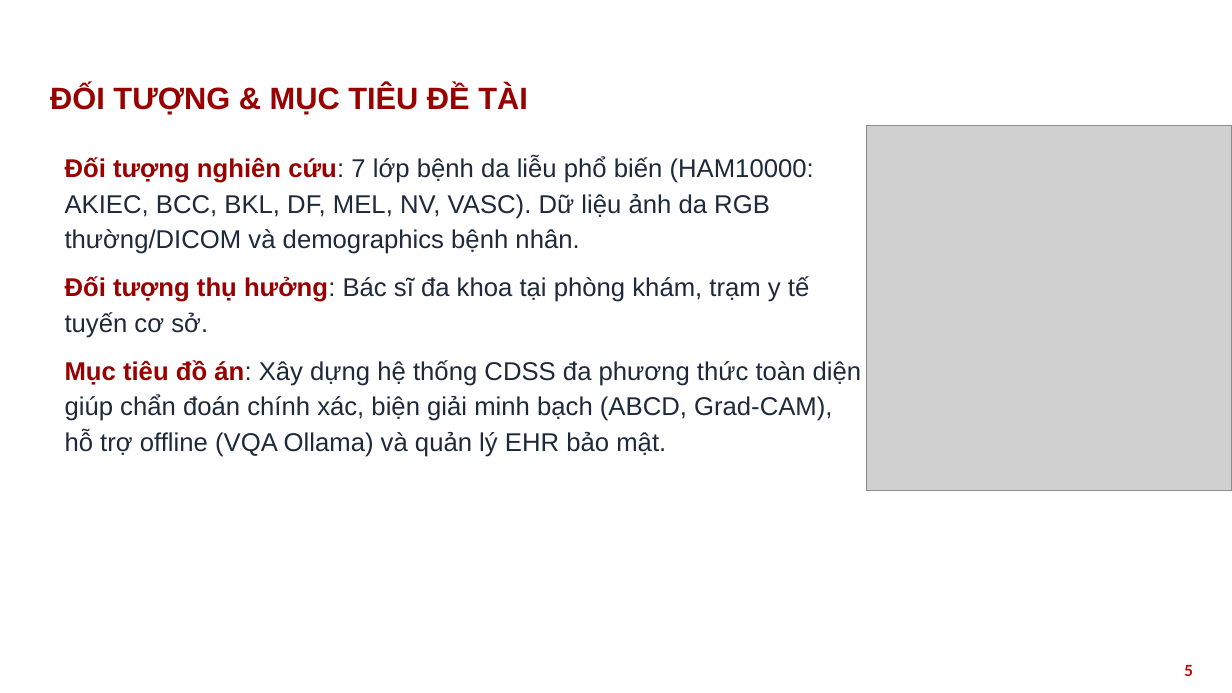
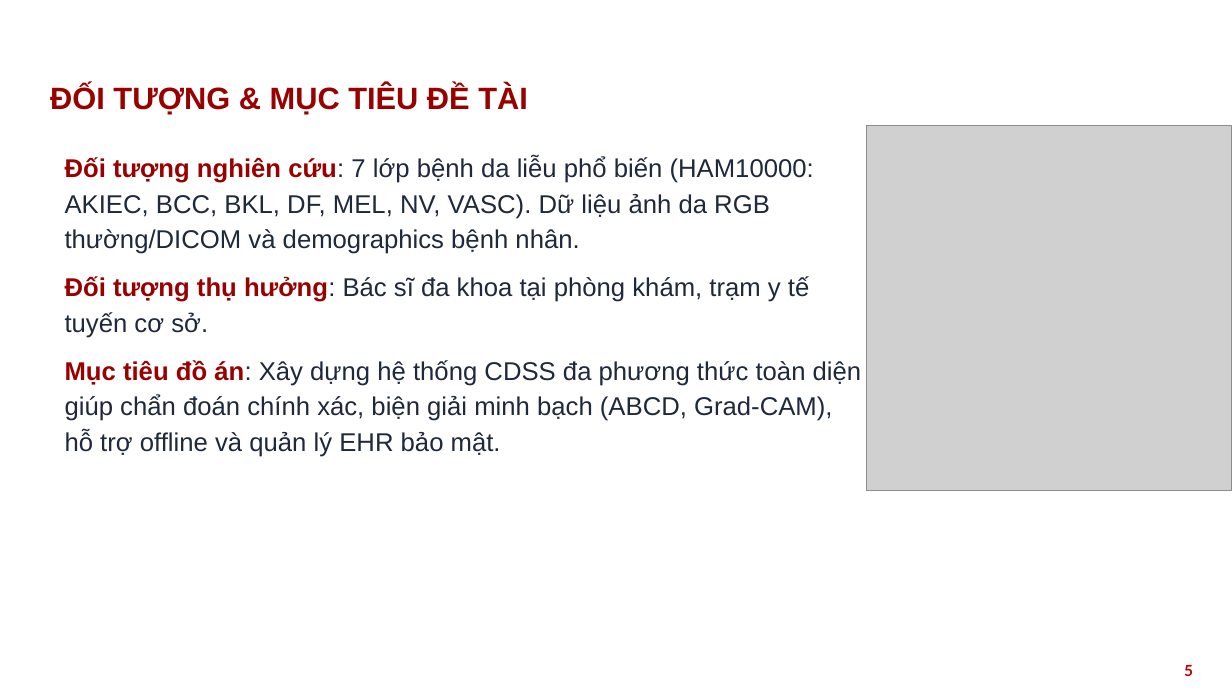
Before and after one commit to nthg0609/doanTN, a slide deck: slide 5 of HUST_PPT_template_2022_RED_16x9_567042.pptx. Drawn at 1232x693 pixels with LibreOffice and Linux fonts; fonts in the diff are those of the drawing; grey boxes stand for pictures; background and template pictures are left out. Boxes give left, top, right and bottom in pixels: in the first picture for what was removed or moved away, otherwise in the second. Text is boxed around its words. In the diff, an @@ line names an element or a change of style, - is before the commit and + after.

Commit message:
bộ lọc an toàn, ROI

```diff
--- a/HUST_PPT_template_2022_RED_16x9_567042.pptx
+++ b/HUST_PPT_template_2022_RED_16x9_567042.pptx
@@ text at [65,360,862,457]: text changed @@
-Mục tiêu đồ án: Xây dựng hệ thống CDSS đa phương thức toàn diện giúp chẩn đoán chính xác, biện giải minh bạch (ABCD, Grad-CAM), hỗ trợ offline (VQA Ollama) và quản lý EHR bảo mật.
+Mục tiêu đồ án: Xây dựng hệ thống CDSS đa phương thức toàn diện giúp chẩn đoán chính xác, biện giải minh bạch (ABCD, Grad-CAM), hỗ trợ offline và quản lý EHR bảo mật.
```
Also in this commit, not shown: 19 other slides changed, 4 slides added, 50 other files.
